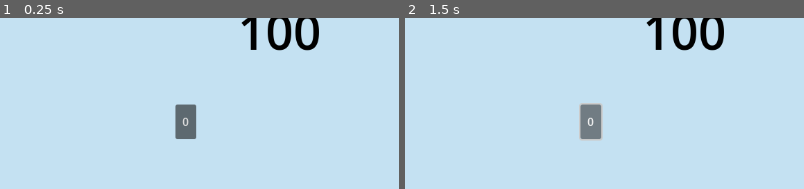
Above: before the commit, frames 1-2 (left to right).
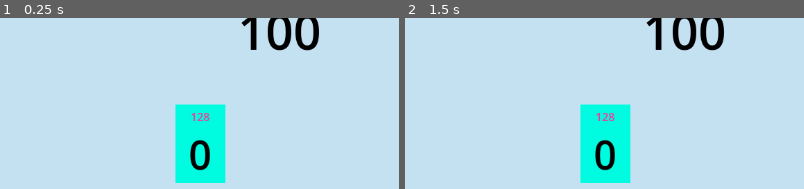
Above: after the commit, the same moments.

Repository: syddddddd/COMP4900_Project2
Game: Godot game, scene res://Game.tscn
The game is run twice, just before and just after one commit, with the same random seed, the same clock (stepped at 60 frames per second) and the same inputs. This scene is started directly instead of the project's main scene.
Inputs (mouse positions are % of the whole screen's width and height, from its top left):
- Up to frame 1 (0.25 s): no input
- Up to frame 2 (1.5 s): click (38, 80) at 0.5 s, where only the run before the commit has a clickable "0"; click (38, 80) at 1.25 s, where only the run before the commit has a clickable "0"
The pictures show only the part of the screen within x 15-65%, y 50-100%; the shares and areas given below are measured in that part.

The runs differ from the first frame. In frame 1, 5.9% of the frame differs, in the area x 43-57%, y 50-97%; in frame 2, 6.0%, in the area x 43-57%, y 49-97%.

Commit message:
added bit

Diff:
--- a/project-2-comp-49000/Game.tscn
+++ b/project-2-comp-49000/Game.tscn
@@ -1,4 +1,6 @@
-[gd_scene load_steps=4 format=3 uid="uid://bp853q3eqwkuw"]
+[gd_scene load_steps=5 format=3 uid="uid://bp853q3eqwkuw"]
+
+[ext_resource type="PackedScene" uid="uid://o5ayisyicsiv" path="res://bit.tscn" id="1_wbfu4"]
 
 [sub_resource type="LabelSettings" id="LabelSettings_6ubv3"]
 font_size = 40
@@ -68,7 +70,4 @@
 custom_minimum_size = Vector2(300, 50)
 layout_mode = 2
 
-[node name="Button" type="Button" parent="CenterContainer/Game Area/Bits"]
-custom_minimum_size = Vector2(30, 0)
-layout_mode = 2
-text = "0"
+[node name="Bit1" parent="CenterContainer/Game Area/Bits" instance=ExtResource("1_wbfu4")]
--- /dev/null
+++ b/project-2-comp-49000/bit.tscn
@@ -0,0 +1,39 @@
+[gd_scene load_steps=4 format=3 uid="uid://o5ayisyicsiv"]
+
+[sub_resource type="RectangleShape2D" id="RectangleShape2D_l1wfj"]
+size = Vector2(72, 113)
+
+[sub_resource type="LabelSettings" id="LabelSettings_wmc4k"]
+font_color = Color(1, 0.2, 0.58431375, 1)
+
+[sub_resource type="LabelSettings" id="LabelSettings_nie6h"]
+font_size = 58
+font_color = Color(0, 0, 0, 1)
+
+[node name="Bit1" type="Area2D"]
+
+[node name="CollisionShape2D" type="CollisionShape2D" parent="."]
+position = Vector2(36, 56.5)
+shape = SubResource("RectangleShape2D_l1wfj")
+
+[node name="ColorRect" type="ColorRect" parent="."]
+offset_right = 72.0
+offset_bottom = 113.0
+color = Color(5.583167e-06, 0.9859367, 0.87824684, 1)
+
+[node name="DifficultyHelp" type="Label" parent="."]
+offset_right = 72.0
+offset_bottom = 36.0
+text = "128"
+label_settings = SubResource("LabelSettings_wmc4k")
+horizontal_alignment = 1
+vertical_alignment = 1
+
+[node name="BitLable" type="Label" parent="."]
+offset_top = 31.0
+offset_right = 72.0
+offset_bottom = 113.0
+text = "0"
+label_settings = SubResource("LabelSettings_nie6h")
+horizontal_alignment = 1
+vertical_alignment = 1
